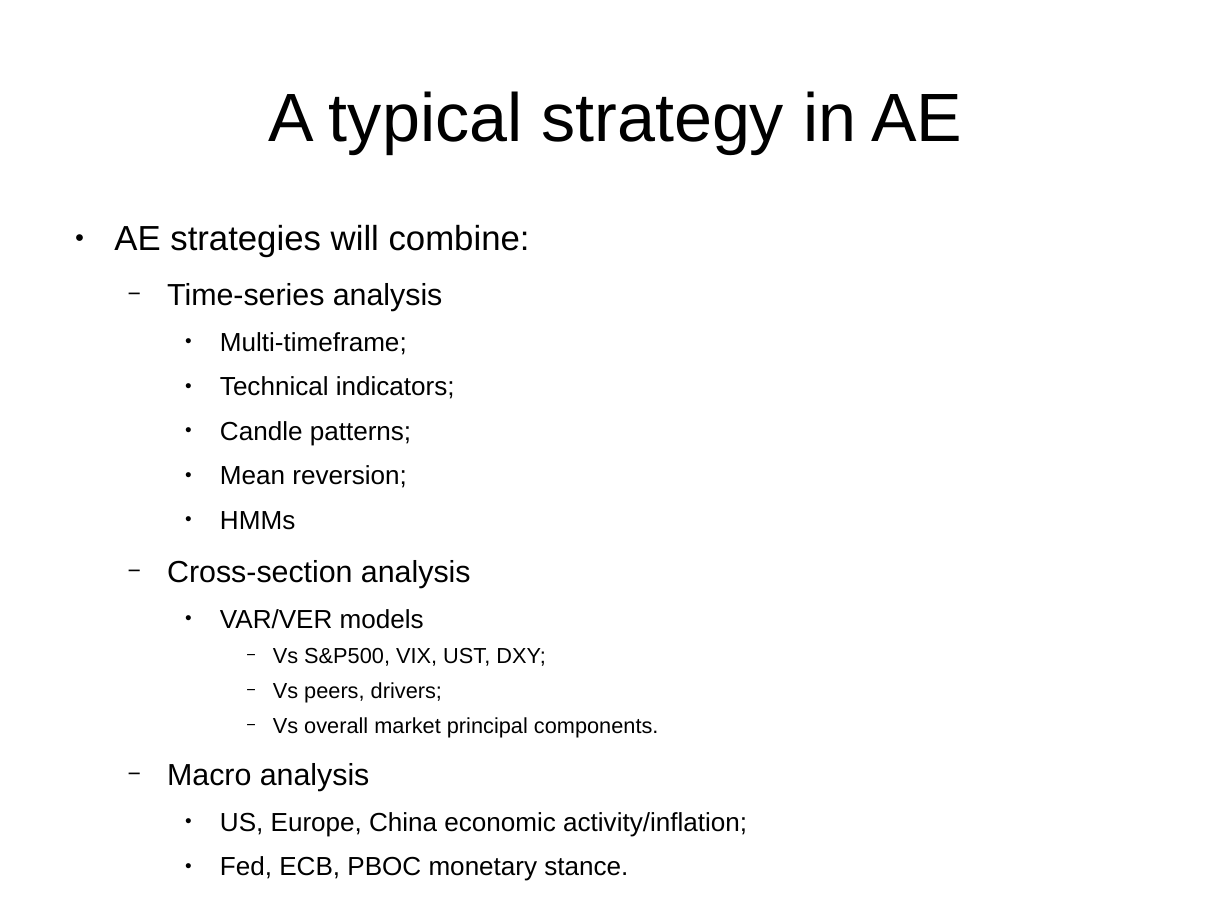
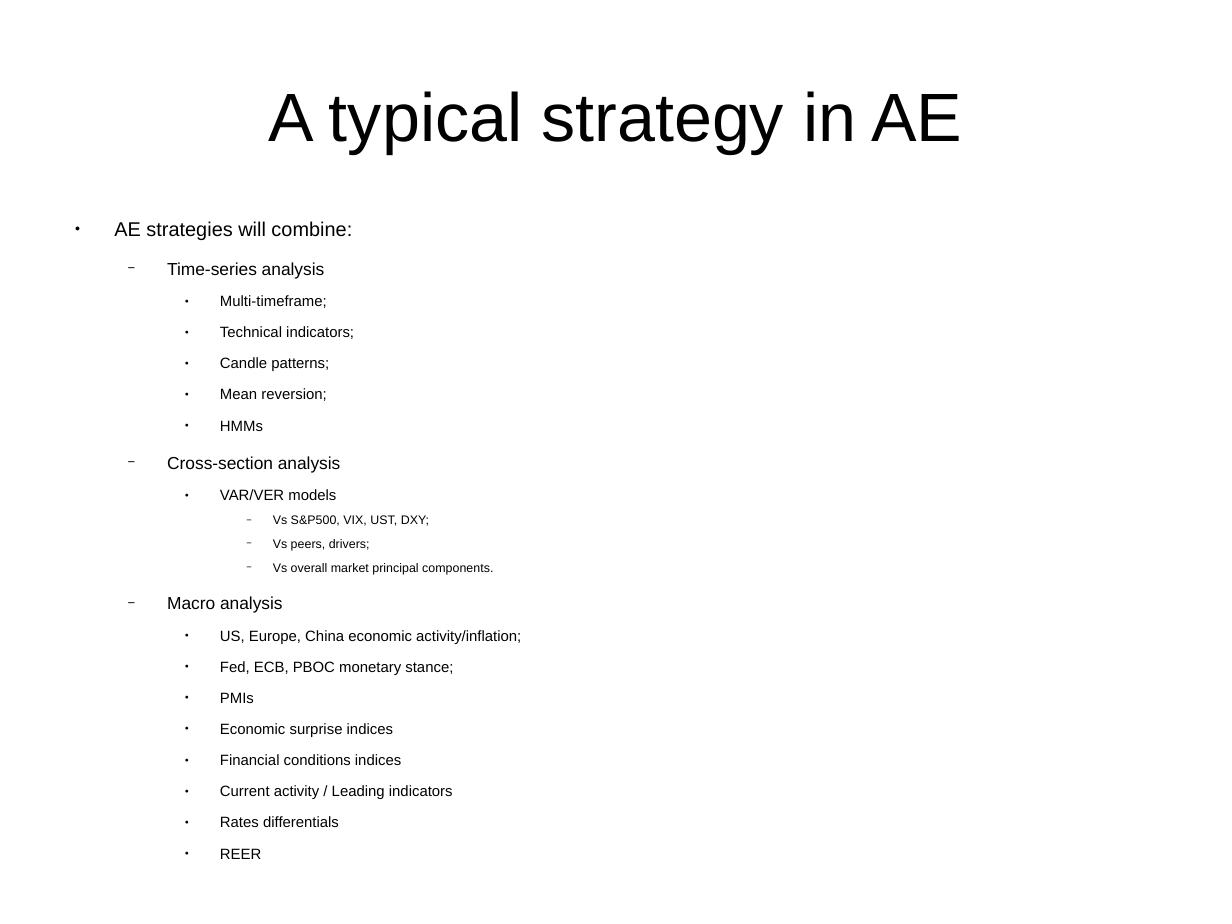
Before and after one commit to bolatroniks/Trading_v2, a slide deck: slide 7 of Alpha Evolution.odp (slide 8 before the commit). Drawn at 1232x924 pixels with LibreOffice and Linux fonts; fonts in the diff are those of the drawing. Boxes give left, top, right and bottom in pixels: in the first picture for what was removed or moved away, otherwise in the second. Text is boxed around its words. In the diff, an @@ line names an element or a change of style, - is before the commit and + after.

```diff
--- a/Alpha Evolution.odp
+++ b/Alpha Evolution.odp
@@ text at (x1=114, y1=221, x2=521, y2=644): size 22.4 to 12.8 pt in "AE strategies will combine:"; size 19.6 to 11.2 pt in "Time-series analysis", "Cross-section analysis", "Macro analysis"; size 16.8 to 9.6 pt in "Multi-timeframe;", "Technical indicators;", "Candle patterns;", "Mean reversion;" and 3 more places; size 14 to 8 pt in "Vs S&P500, VIX, UST, DXY;", "Vs peers, drivers;", "Vs overall market principal components." @@
@@ text at (x1=220, y1=661, x2=453, y2=859): text changed; size 16.8 to 9.6 pt @@
-    ● Fed, ECB, PBOC monetary stance.
+    ● Fed, ECB, PBOC monetary stance;
+    ● PMIs
+    ● Economic surprise indices
+    ● Financial conditions indices
+    ● Current activity / Leading indicators
+    ● Rates differentials
+    ● REER
```
Also in this commit, not shown: 4 other slides changed, 8 slides added, 2 slides removed, 5 other files.
